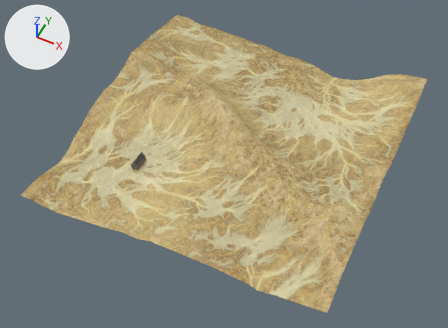
The Blender file toys/desert/desert.blend, before and after one commit.
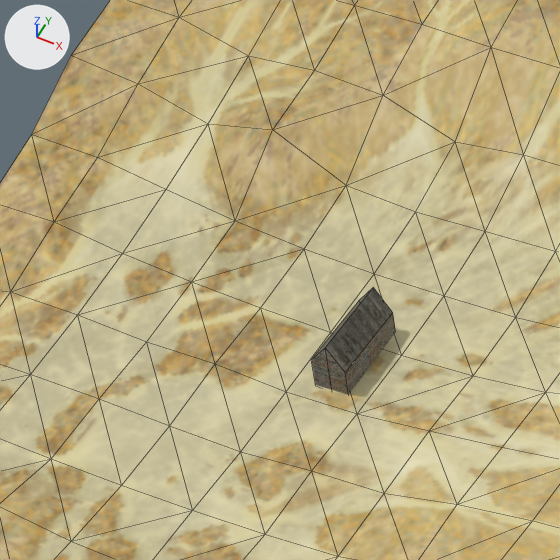
There are two pictures of each version: one whole from a 50 mm camera at (610.0, -1304.0, 1541.0) aimed at (4.0, -93.0, 27.0), one close up on the part from 17% to 39% of the width and 31% to 61% of the height. Every picture has the same lights, and +X, +Y and +Z are marked at upper left. The close-ups show mesh edges as thin lines.

The scene before the commit, as lines of its bpy script (objects in view):
```python
me_cube = bpy.data.meshes.new('Cube')
me_cube.from_pydata(...)  # 12 vertices, 10 faces; spans x -248.7..-226.6, y -251.7..-200.6, z 34.9..72.6
# faces by material slot: [8, 2]
me_cube.materials.append(mat_material)  # picture img_00_jpg
me_cube.materials.append(mat_material_001)  # picture img_2e_vwoo3_jpg
me_desert_mesh_output_002 = bpy.data.meshes.new('desert Mesh Output.002')
me_desert_mesh_output_002.from_pydata(...)  # 484 vertices, 882 faces; spans x -500.0..500.0, y -500.0..500.0, z -1.0..206.0
me_desert_mesh_output_002.polygons.foreach_set('use_smooth', [True] * 882)
me_desert_mesh_output_002.materials.append(mat_mat)  # picture img_desert_bitmap_output_513_png
ob_dom = bpy.data.objects.new('dom', me_cube)
ob_dom.parent = ob_props
ob_dom.location = (0.0, 0.0, 0.0)
ob_terrain = bpy.data.objects.new('terrain', me_desert_mesh_output_002)
ob_terrain.location = (0.0, 0.0, 0.0)
```
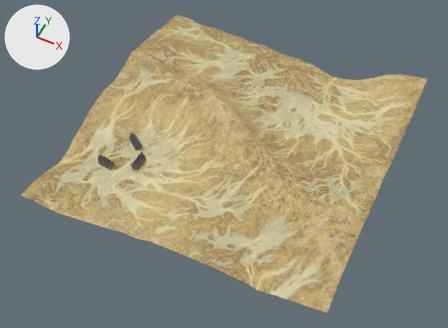
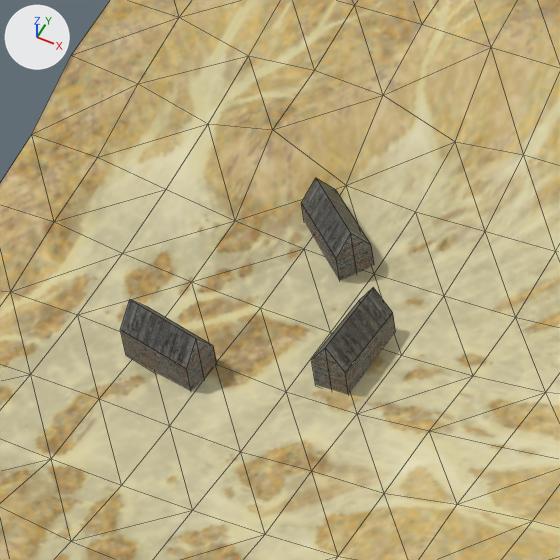
Where the change shows, as pixel boxes (x1, y1, x2, y2) in the close-ups (560 x 560 px):
'dom.002', added
    after: (120, 300, 217, 391)
    faces in mat_material_001 (picture img_2e_vwoo3_jpg): (120, 300, 211, 369)
    faces in mat_material (picture img_00_jpg): (120, 330, 217, 391)
'dom.001', added
    after: (301, 178, 374, 281)
    faces in mat_material_001 (picture img_2e_vwoo3_jpg): (301, 178, 371, 258)
    faces in mat_material (picture img_00_jpg): (301, 204, 374, 281)

Edits to the bpy script that builds the scene:
```text
Add me_cube_002:
    me_cube_002.from_pydata(...)  # 12 vertices, 10 faces; spans x -264.7..-210.6, y -241.3..-211.1, z 34.9..72.6
    # faces by material slot: [8, 2]
    me_cube_002.materials.append(mat_material)  # picture img_00_jpg
    me_cube_002.materials.append(mat_material_001)  # picture img_2e_vwoo3_jpg
Add me_cube_001:
    me_cube_001.from_pydata(...)  # 12 vertices, 10 faces; spans x -264.9..-210.4, y -249.7..-202.6, z 34.9..72.6
    # faces by material slot: [8, 2]
    me_cube_001.materials.append(mat_material)  # picture img_00_jpg
    me_cube_001.materials.append(mat_material_001)  # picture img_2e_vwoo3_jpg
Add ob_dom_002:
    ob_dom_002 = bpy.data.objects.new('dom.002', me_cube_002)
    ob_dom_002.parent = ob_props
    ob_dom_002.location = (-97.45, -42.78, -7.316)
Add ob_dom_001:
    ob_dom_001 = bpy.data.objects.new('dom.001', me_cube_001)
    ob_dom_001.parent = ob_props
    ob_dom_001.location = (-54.83, 70.51, 0.0)
```
